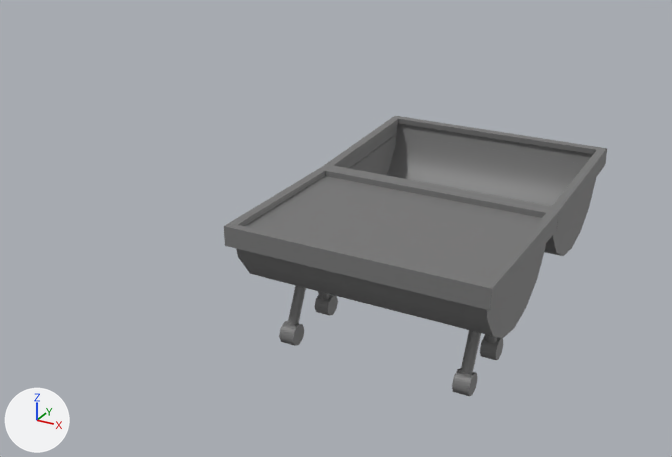
A saved change to the FBX model Jam_Slammers/Assets/StaticAssets/Models/Environment/barbeque.fbx.
Both versions are drawn from a 50 mm lens placed at (3.66, -7.87, 5.21), pointed at (-0.86, 0.36, 1.09). Arrows for +X, +Y and +Z are at lower left; the lights stay in place.

In view in the first picture: 'barbeque'.
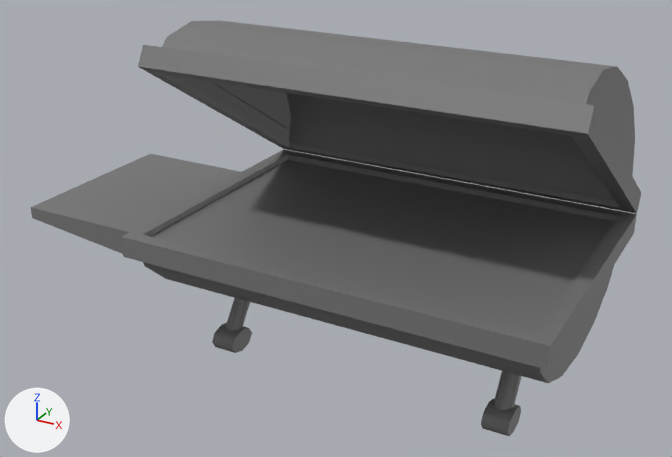
Patch to the scene script:
```diff
--- a/Jam_Slammers/Assets/StaticAssets/Models/Environment/barbeque.fbx.py
+++ b/Jam_Slammers/Assets/StaticAssets/Models/Environment/barbeque.fbx.py
@@ me_cylinder_003 @@
 # used by ob_barbeque; location = (0.0, 0.0, 0.0)
 # verts and faces of me_cylinder_003; kept vertices keep their numbers, new ones are numbered from 204
-me_cylinder_003.from_pydata(...)  # 204 vertices, 125 faces; spans x -1.4..1.4, y -0.97..2.97, z -0.01..1.62
+me_cylinder_003.from_pydata(...)  # 212 vertices, 131 faces; spans x -3.84..2.12, y -1.66..1.42, z -0.01..3.39
+# me_cylinder_003 part 1: the loose piece of 18 vertices spanning x -1.33..1.33, y -0.92..0.94, z 0.62..1.47 is scaled about its middle by (1.51, 1.51, 1), then moved by (0.0, -0.19, 0.0)
+# me_cylinder_003 part 2: the loose piece of 20 vertices spanning x -1.4..1.4, y -0.97..0.99, z 1.3..1.52 is scaled about its middle by (1.51, 1.51, 1), then moved by (0.0, -0.19, 0.0)
+# me_cylinder_003 part 3: the loose piece of 16 vertices spanning x 0.94..1.06, y -0.43..-0.07, z 0.18..0.69 is scaled about its middle by (1.51, 1.51, 1), then moved by (0.51, -0.32, 0.0)
+# me_cylinder_003 part 4: the loose piece of 16 vertices spanning x -1.06..-0.94, y -0.43..-0.07, z 0.18..0.69 is scaled about its middle by (1.51, 1.51, 1), then moved by (-0.51, -0.32, 0.0)
+# me_cylinder_003 part 5: the loose piece of 16 vertices spanning x 0.94..1.06, y 0.07..0.43, z 0.18..0.69 is scaled about its middle by (1.51, 1.51, 1), then moved by (0.51, -0.06, 0.0)
+# me_cylinder_003 part 6: the loose piece of 16 vertices spanning x -1.06..-0.94, y 0.07..0.43, z 0.18..0.69 is scaled about its middle by (1.51, 1.51, 1), then moved by (-0.51, -0.06, 0.0)
+# me_cylinder_003 part 7: a new loose piece, an 8-sided cylinder along x spanning x 1.38..1.64, y -0.96..-0.58, z -0.01..0.23, in mat_bbq (grey #777777)
+# me_cylinder_003 part 8: a new loose piece, an 8-sided cylinder along x spanning x -1.64..-1.38, y -0.96..-0.58, z -0.01..0.23, in mat_bbq (grey #777777)
+# me_cylinder_003 part 9: a new loose piece of 20 vertices spanning x -2.12..2.12, y -1.21..1.42, z 1.52..3.27, in mat_bbq (grey #777777)
+# me_cylinder_003 part 10: a new loose piece of 18 vertices spanning x -2.02..2.02, y -1.12..1.34, z 1.6..3.39, in mat_bbq (grey #777777)
+# me_cylinder_003 part 11: 6 loose pieces with 102 vertices, spanning x -1.4..1.4, y -0.5..2.97, z -0.01..1.62, are deleted
+# me_cylinder_003 part 12
+verts[204] = (-3.84, -1.18, 1.31)  # pixel (30, 207)
+verts[205] = (-2.0, -1.18, 1.31)
+verts[206] = (-3.84, -1.18, 1.18)  # pixel (32, 217)
+verts[207] = (-2.0, -1.18, 0.96)
+for new, old in zip([*range(208, 212)], [*range(204, 208)]): verts[new] = verts[old] + (0.0, 2.06, 0.0)
+faces += [(204, 205, 209, 208), (206, 210, 211, 207), (204, 208, 210, 206), (208, 209, 211, 210), (204, 206, 207, 205), (205, 207, 211, 209)]
 me_cylinder_003.materials.append(mat_bbq)
```

Where the change shows, as pixel boxes (x1, y1, x2, y2) in the pictures (672 x 457 px; the box of a moved part takes in the faces that stretch with it):
'barbeque', reshaped (59% wider, 48% taller): before (224, 116, 607, 396); after (31, 21, 641, 436)
part 1 of me_cylinder_003, moved or reshaped: before (236, 244, 546, 339); after (143, 262, 614, 383)
part 2 of me_cylinder_003, moved or reshaped: before (224, 167, 558, 311); after (121, 149, 637, 370)
part 3 of me_cylinder_003, moved or reshaped: before (461, 330, 481, 374); after (494, 371, 522, 410)
part 4 of me_cylinder_003, moved or reshaped: before (288, 285, 306, 326); after (226, 298, 250, 330)
part 5 of me_cylinder_003, moved or reshaped (not visible afterwards): before (485, 334, 497, 344)
part 6 of me_cylinder_003, moved or reshaped (not visible afterwards): before (318, 291, 330, 300)
part 7 of me_cylinder_003, added: after (481, 398, 521, 436)
part 8 of me_cylinder_003, added: after (212, 323, 252, 353)
part 9 of me_cylinder_003, added: after (138, 45, 641, 213)
part 10 of me_cylinder_003, added: after (162, 21, 635, 201)
part 11 of me_cylinder_003, deleted: before (279, 116, 607, 396)
part 12 of me_cylinder_003, added: after (31, 154, 241, 254)
